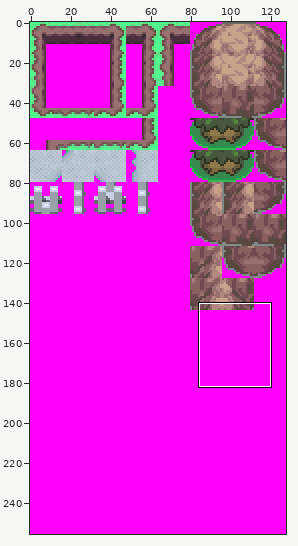
File history of a sprite sheet, tiles/route_204/middle.png. The first picture is a wide view before the edit; the outline marks the close-up.
Close-up. The starting point:
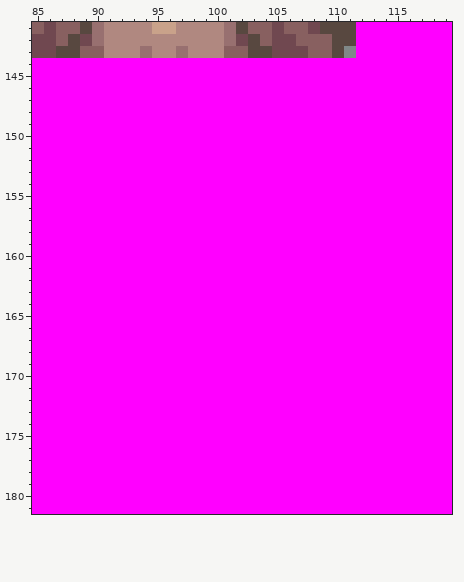
The file is 128x256 pixels. Colours within 5 levels of each other are drawn and written as one. Shown: x 85..119, y 141..181.
The same view after the edit:
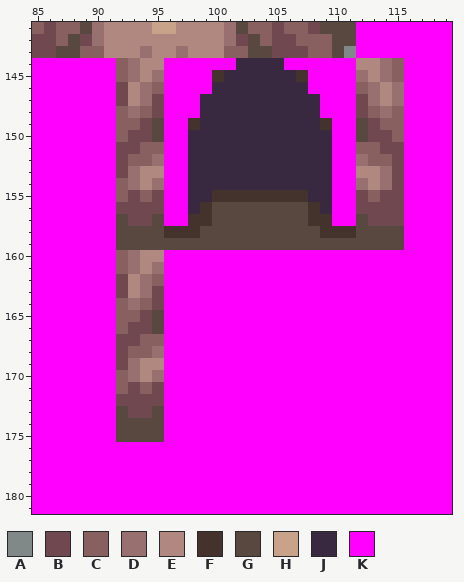
Palette (. is transparent): A #808888  B #704850  C #886060  D #987070  E #b08880  F #44322c  G #584840  H #c9a28a  J #382840  K #ff00ff
Diff:
The author changed colour K to colour B in row 146 at x 92; in row 147 at x 92, 95 and 112; in row 148 at x 95 and 112; in row 149 at x 94 and 113; in row 150 at x 93 to 94 and 113 to 114; in row 151 at x 92 to 93 and 114 to 115.
The author changed colour K to colour B in rows 152 to 153 at x 92 and 115; in row 154 at x 115; in row 155 at x 93, 95, 112 and 114 to 115; in row 156 at x 92 to 95 and 112 to 115; in row 157 at x 93 to 94 and 113 to 115; in row 162 at x 92.
The author changed colour K to colour B in row 163 at x 92 and 95; in row 164 at x 95; in row 165 at x 94; in row 166 at x 93 to 94; in row 167 at x 92 to 93; in rows 168 to 169 at x 92.
The author changed colour K to colour B in row 171 at x 93 and 95; in row 172 at x 92 to 95; in row 173 at x 93 to 94.
The author changed colour K to colour C in rows 144 to 145 at x 92 and 115; in row 146 at x 95 and 112; in row 148 at x 92, 94, 113 and 115; in row 149 at x 92 to 93 and 114 to 115; in row 150 at x 92 and 115; in row 151 at x 94 to 95 and 112 to 113.
The author changed colour K to colour C in row 152 at x 93 to 94 and 113 to 114; in row 154 at x 92; in row 155 at x 92, 94 and 113; in rows 160 to 161 at x 92; in row 162 at x 95; in row 164 at x 92 and 94.
The author changed colour K to colour C in row 165 at x 92 to 93; in row 166 at x 92; in row 167 at x 94 to 95; in row 168 at x 93 to 94; in row 170 at x 92; in row 171 at x 92 and 94.
The author changed colour K to colour D in row 144 at x 93 and 114; in row 145 at x 93, 95, 112 and 114; in rows 146 to 147 at x 94, 113 and 115; in row 148 at x 93 and 114; in row 152 at x 95 and 112; in row 153 at x 93 and 114.
The author changed colour K to colour D in row 154 at x 93, 95, 112 and 114; in row 160 at x 93; in row 161 at x 93 and 95; in rows 162 to 163 at x 94; in row 164 at x 93; in row 168 at x 95.
The author changed colour K to colour D in row 169 at x 93; in row 170 at x 93 and 95.
The author changed colour K to colour E in row 144 at x 94 to 95 and 112 to 113; in row 145 at x 94 and 113; in rows 146 to 147 at x 93 and 114; in row 153 at x 94 to 95 and 112 to 113; in row 154 at x 94 and 113; in row 160 at x 94 to 95.
The author changed colour K to colour E in row 161 at x 94; in rows 162 to 163 at x 93; in row 169 at x 94 to 95; in row 170 at x 94.
The author changed colour K to colour F in row 145 at x 100 and 107; in row 149 at x 98 and 109; in row 155 at x 100 to 107; in row 156 at x 99 and 108; in row 157 at x 98 to 99 and 108 to 109; in row 158 at x 96 to 98 and 109 to 111.
The author changed colour K to colour G in rows 149 to 150 at x 95 and 112; in row 156 at x 100 to 107; in row 157 at x 92, 95, 100 to 107 and 112; in row 158 at x 92 to 95, 99 to 108 and 112 to 115; in row 159 at x 92 to 115; in rows 165 to 166 at x 95.
The author changed colour K to colour G in row 173 at x 92 and 95; in rows 174 to 175 at x 92 to 95.
The author changed colour K to colour J in row 144 at x 102 to 105; in row 145 at x 101 to 106; in row 146 at x 100 to 107; in rows 147 to 149 at x 99 to 108; in rows 150 to 154 at x 98 to 109; in row 155 at x 98 to 99 and 108 to 109.
The author changed colour K to colour J in row 156 at x 98 and 109.
Pixel boxes of the changes (left, top, right, bottom) in both close-ups:
changed: (116, 58, 404, 442)
